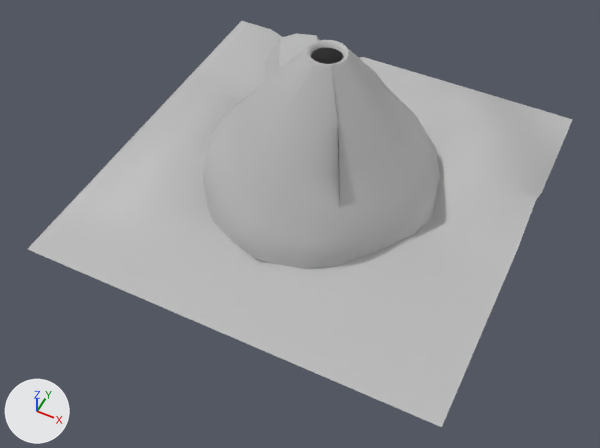
The FBX model Assets/RawAssets/Cave.fbx as it was, and as the next commit left it.
Before and after are seen from a 50 mm camera at (1706.0, -3720.0, 4111.0) aimed at (87.0, -482.0, 63.0). Every picture has the same lights, and +X, +Y and +Z are marked at lower left. Where no turn or scale is listed for an object, it has been applied to the vertices.

Names of what the first picture shows: 'Volcano_Cave', 'floor'.
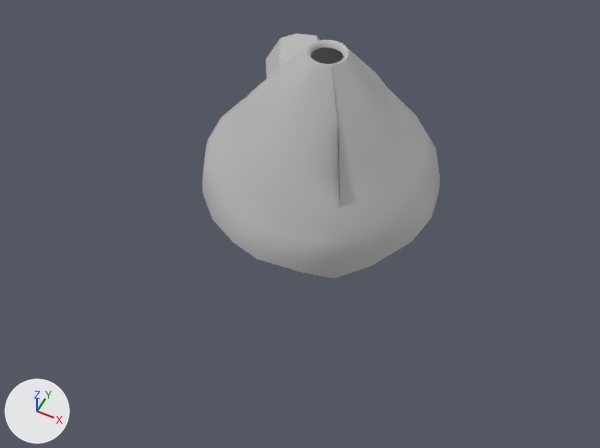
Boxes (x1, y1, x2, y2) around the edits, measured in the pictures (600 x 448 px):
```json
{"object": "floor", "change": "deleted", "before": [28, 21, 573, 427]}
```

Scene script edits in JSON lines:
```json
{"op": "remove", "block": "ob_floor", "code": ["ob_floor = bpy.data.objects.new('floor', me_mesh_001)", "ob_floor.location = (0.0, 0.0, 0.0)"]}
```
